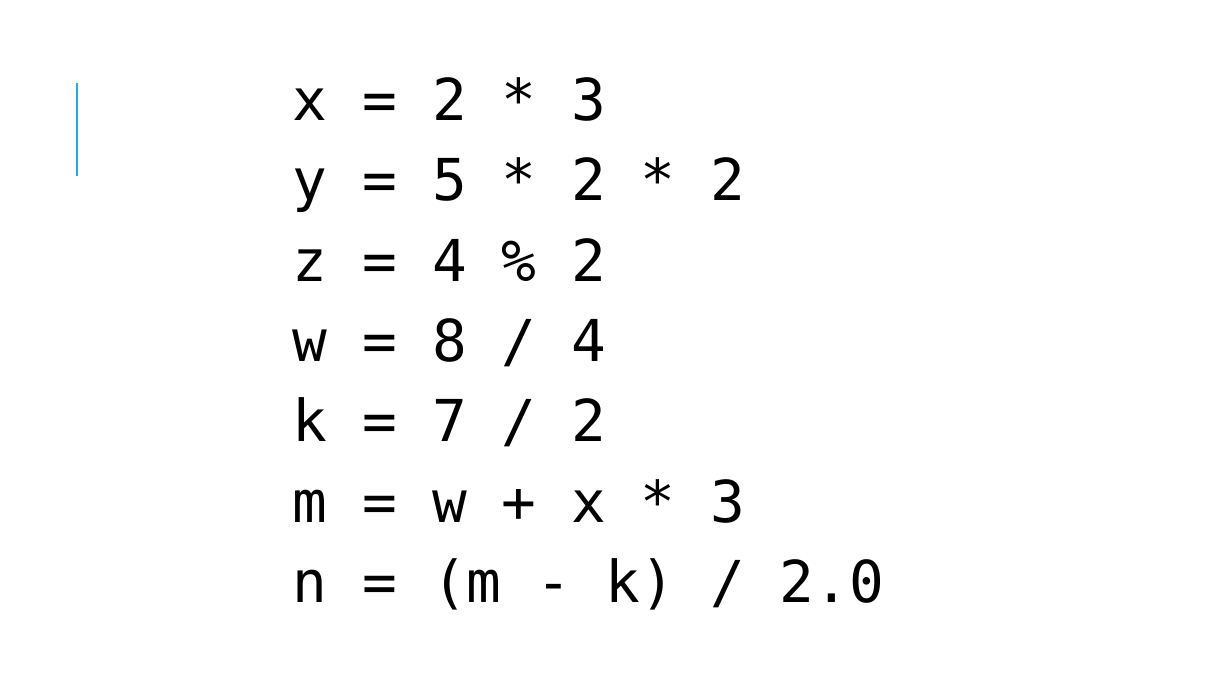
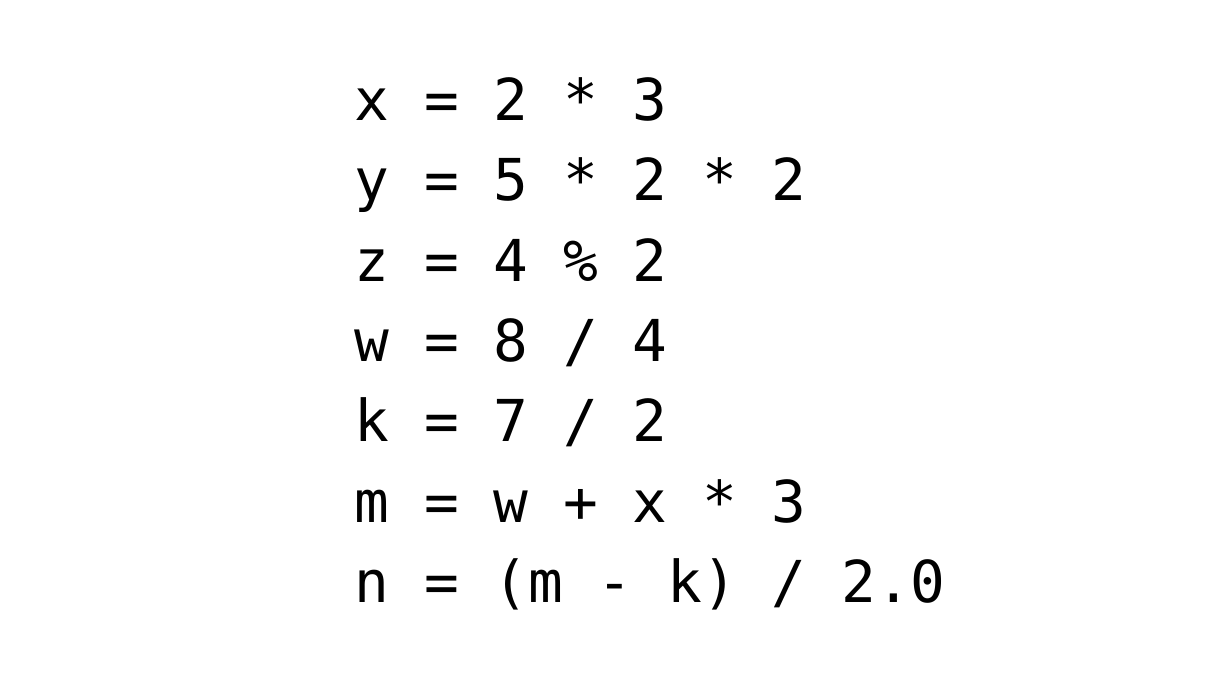
Before and after one commit to danhpaiva/una-teach-mca-202602, a slide deck: slide 9 of slide/pratica/05/05.estrutura_sequencial.pptx (slide 13 before the commit). Drawn at 1232x693 pixels with LibreOffice and Linux fonts; fonts in the diff are those of the drawing. Boxes give left, top, right and bottom in pixels: in the first picture for what was removed or moved away, otherwise in the second. Text is boxed around its words. In the diff, an @@ line names an element or a change of style, - is before the commit and + after.

```diff
--- a/slide/pratica/05/05.estrutura_sequencial.pptx
+++ b/slide/pratica/05/05.estrutura_sequencial.pptx
@@ line removed from (77, 176) to (77, 83) @@
@@ text "x = 2 * 3": place and size @@
-text "x = 2 * 3" at box(293, 77, 884, 610)
+text "x = 2 * 3" at box(354, 77, 945, 610)
```
Also in this commit, not shown: 2 other slides changed, 4 slides removed, 1 other file.
